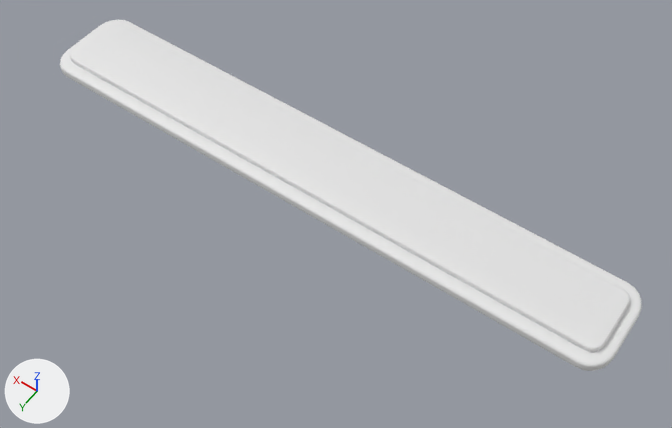
What one commit did to the FBX model Assets/Resources/GameJam/Art/model_place_machine.fbx.
One viewpoint serves both versions: a camera (50 mm lens) standing at (-14.7, 19.6, 28.6) and looking at (-1.5, 1.1, -0.5). The lights are fixed; the arrows at lower left show +X, +Y and +Z. The first picture is the older version. Where no turn or scale is listed for an object, it has been applied to the vertices.

The scene before the commit, as lines of its bpy script (objects in view):
```python
me_plane_001 = bpy.data.meshes.new('Plane.001')
me_plane_001.from_pydata(...)  # 240 vertices, 217 faces; spans x -13.3..13.3, y -2.0..2.0, z 0.0..0.6
# faces by material slot: [97, 120]
me_plane_001.materials.append(mat_1)  # white #e7e7e7
me_plane_001.materials.append(mat_2)  # white #e7e7e7
ob_plane = bpy.data.objects.new('Plane', me_plane_001)
ob_plane.location = (0.0, 0.0, 0.0)
```
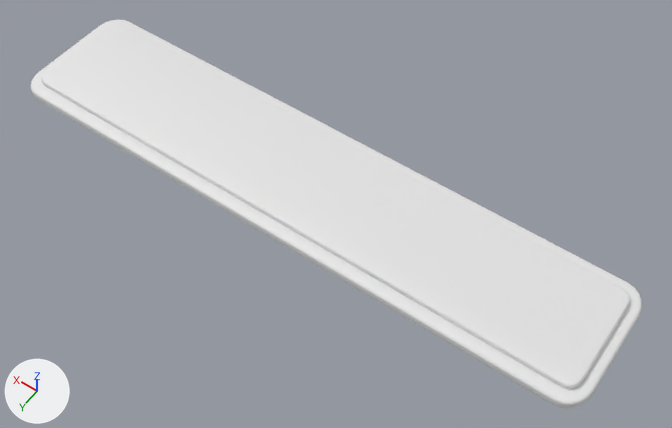
The newer file is also turned or shifted as a whole; pictures and numbers use the older file's frame.

What the commit changed:
me_plane_001 is used by ob_plane; location (0.0, 0.0, 0.0).
me_plane_001 had 240 vertices, 217 faces and spanned x -13.3..13.3, y -2.0..2.0, z 0.0..0.6.
me_plane_001 now has 240 vertices, 217 faces and spans x -13.3..13.3, y -2.0..3.8, z 0.0..0.6.
me_plane_001 part 1: all 120 vertices in x -13.3..13.3, y 0.9..2.0, z 0.0..0.6 are moved by (0.0, 1.7, 0.0).

What differs and where, as boxes [x1, y1, x2, y2] in the pictures (672 x 428 px; the box of a moved part takes in the faces that stretch with it):
'Plane', reshaped (11% taller): before [60, 20, 642, 371]; after [31, 20, 642, 409]
part 1 of me_plane_001, moved or reshaped: before [60, 51, 615, 371]; after [31, 51, 615, 409]
